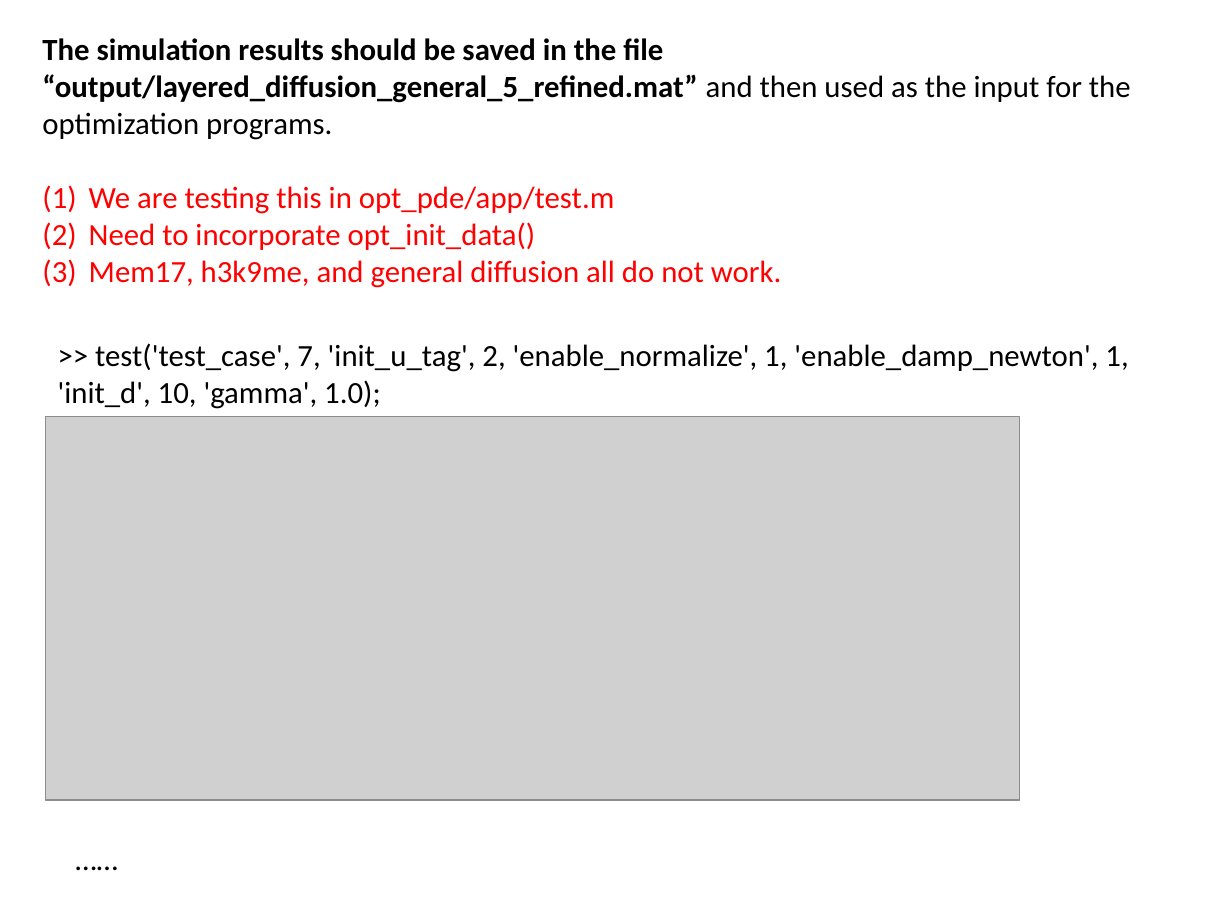
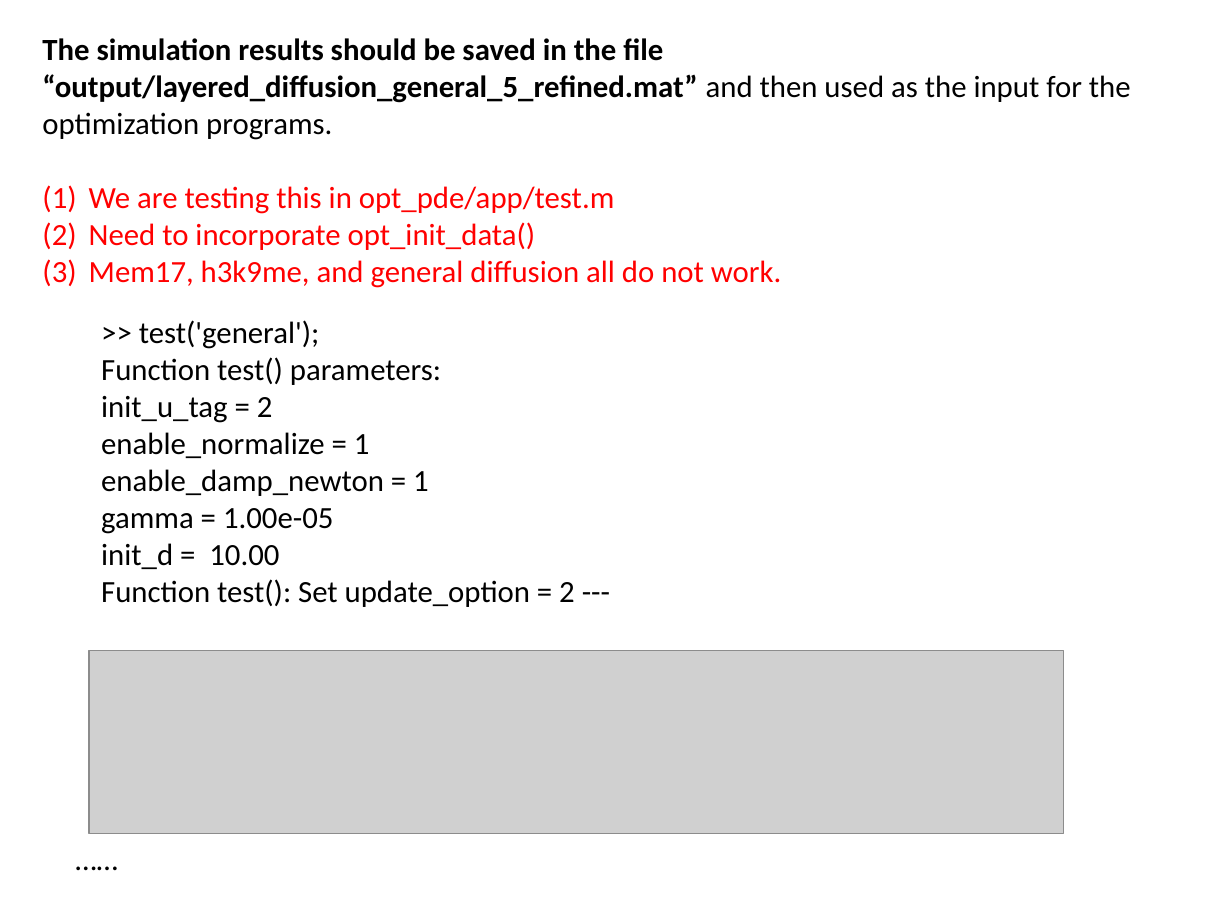
Before and after one commit to lu6007/opt-pde, a slide deck: slide 14 of doc/result_0404_2019.pptx. Drawn at 1232x924 pixels with LibreOffice and Linux fonts; fonts in the diff are those of the drawing; grey boxes stand for pictures. Boxes give left, top, right and bottom in pixels: in the first picture for what was removed or moved away, otherwise in the second. Text is boxed around its words. In the diff, an @@ line names an element or a change of style, - is before the commit and + after.

```diff
--- a/doc/result_0404_2019.pptx
+++ b/doc/result_0404_2019.pptx
@@ text at (101,320,575,607): text changed @@
->> test('test_case', 7, 'init_u_tag', 2, 'enable_normalize', 1, 'enable_damp_newton', 1, 'init_d', 10, 'gamma', 1.0);
+>> test('general');
+Function test() parameters:
+init_u_tag = 2
+enable_normalize = 1
+enable_damp_newton = 1
+gamma = 1.00e-05
+init_d = 10.00
+Function test(): Set update_option = 2 ---
@@ picture: place and size @@
-picture at (46,416,1020,800)
+picture at (89,650,1063,833)
```
Also in this commit, not shown: 8 other slides changed, 1 slide added, 1 slide removed, 2 other files.
